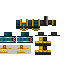
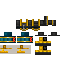
The second 64 x 64 image is a revision of the first. Changes to its layers:
showed "gray armor", painted on it over [16, 20, 38, 29]
